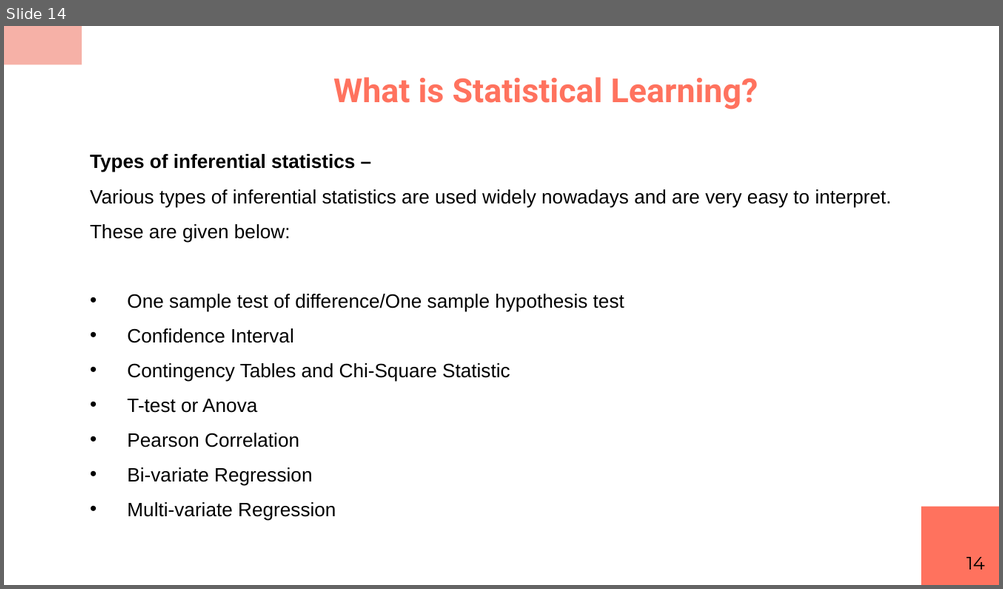
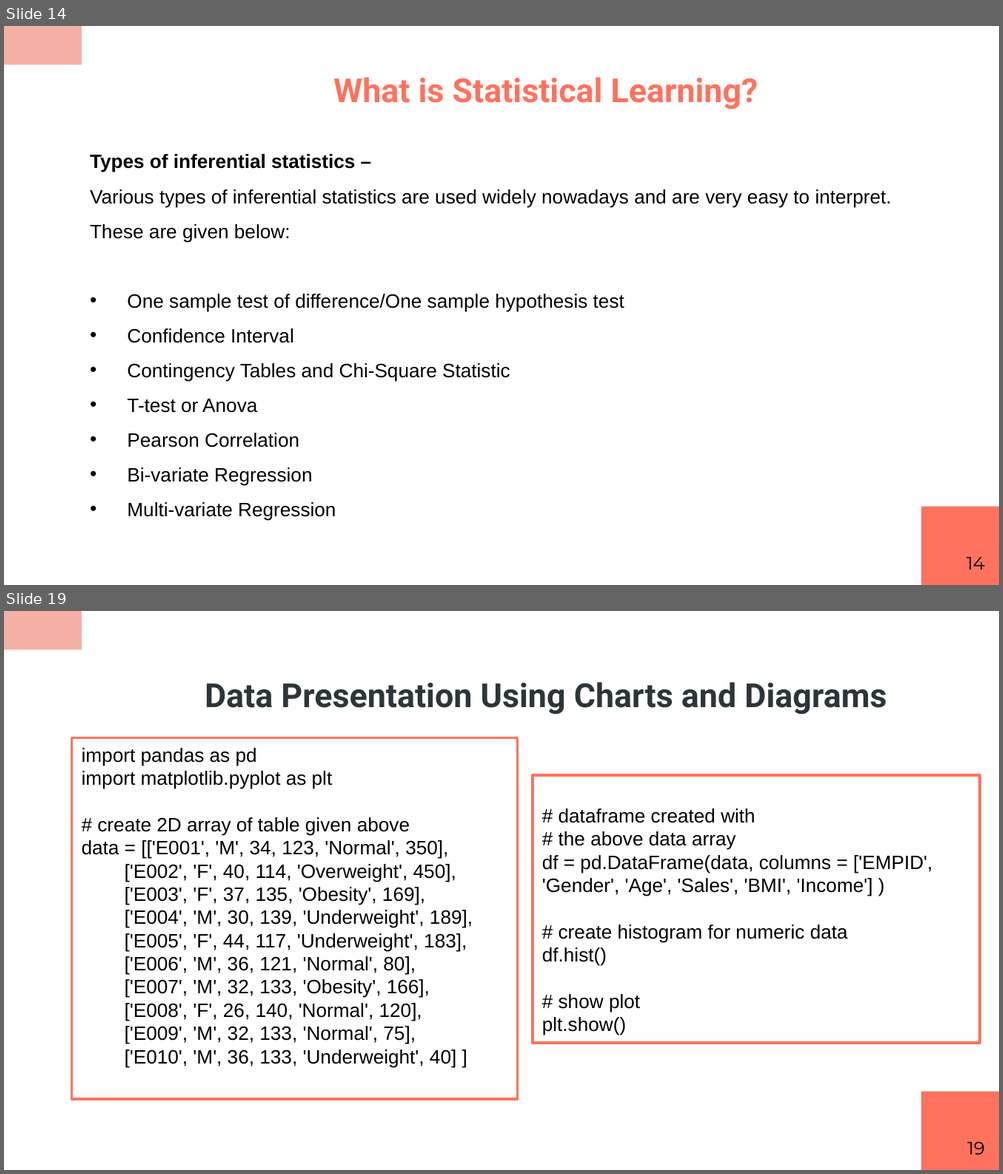
Before and after one commit to RashmivernekarN/ai_with_python_keonics, a slide deck: Module3/Business Statistics.pptx. Shown one above the other, each under a label of ours: slide 14 before the commit, slides 14 and 19 after it; the slides between them are not shown. The pictures are 1003x589 and 1003x1174 pixels, drawn with LibreOffice and Linux fonts; fonts in the diff are those of the drawing. Boxes give left, top, right and bottom in pixels: in the first picture for what was removed or moved away, otherwise in the second. Text is boxed around its words. In the diff, an @@ line names an element or a change of style, - is before the commit and + after.

```diff
--- a/Module3/Business Statistics.pptx
+++ b/Module3/Business Statistics.pptx
@@ slide 19 added at [4,611,999,1170], background #FFFFFF; not listed: 2 template elements that a slide beside it also shows @@
@@ title added at [205,682,886,715], 24 pt, text #2C363A, bold @@
+Data Presentation Using Charts and Diagrams
@@ rectangle added at [71,738,518,1100], fill #FFFFFF, outline #FF725E 2 pt, 14 pt, text #000000 @@
+import pandas as pd
+import matplotlib.pyplot as plt
+# create 2D array of table given above
+data = [['E001', 'M', 34, 123, 'Normal', 350],
+['E002', 'F', 40, 114, 'Overweight', 450],
+['E003', 'F', 37, 135, 'Obesity', 169],
+['E004', 'M', 30, 139, 'Underweight', 189],
+['E005', 'F', 44, 117, 'Underweight', 183],
+['E006', 'M', 36, 121, 'Normal', 80],
+['E007', 'M', 32, 133, 'Obesity', 166],
+['E008', 'F', 26, 140, 'Normal', 120],
+['E009', 'M', 32, 133, 'Normal', 75],
+['E010', 'M', 36, 133, 'Underweight', 40] ]
@@ rectangle added at [532,775,979,1042], fill #FFFFFF, outline #FF725E 2 pt, 14 pt, text #000000 @@
+# dataframe created with
+# the above data array
+df = pd.DataFrame(data, columns = ['EMPID', 'Gender', 'Age', 'Sales', 'BMI', 'Income'] )
+# create histogram for numeric data
+df.hist()
+# show plot
+plt.show()
@@ page number added at [967,1142,984,1155], 13 pt, text #000000 @@
+19
```
Also in this commit, not shown: 6 slides changed, 88 other slides added, 1 slide removed, 6 other files.
